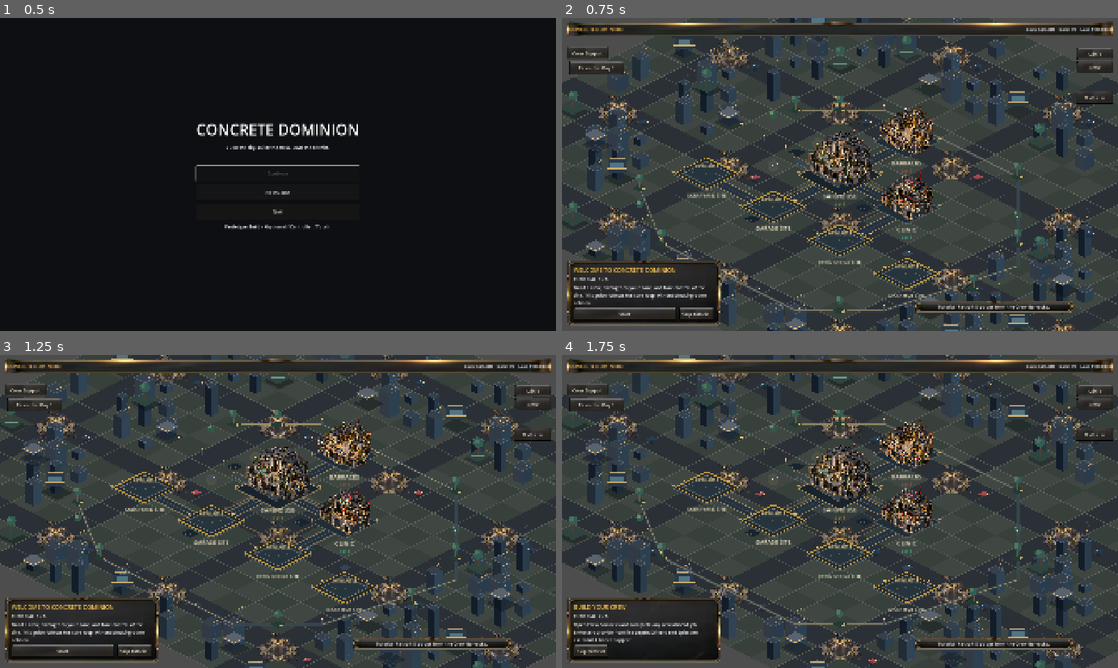
Above: before the commit, frames 1-4 (two rows, left to right).
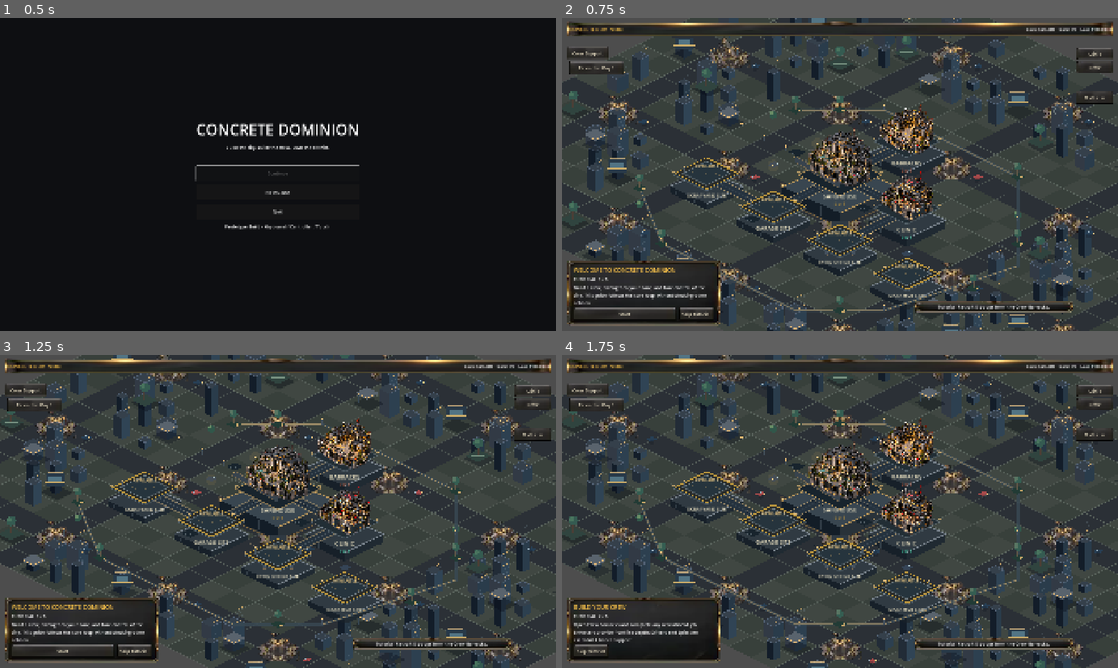
Above: after the commit, the same moments.

Repository: betasio/ConcreteDominion
Game: Godot game, scene res://scenes/core/Boot.tscn
Same seed, same stepped clock (60 frames per second), same inputs: the game is played once before the commit and once after it.
Inputs:
- Up to frame 1 (0.5 s): no input
- Up to frame 2 (0.75 s): click "New Game" at 0.5 s
- Up to frame 3 (1.25 s): no input
- Up to frame 4 (1.75 s): click "Start" at 1.25 s

Frame 1 is identical in both runs. In frame 2, 1.7% of the frame differs, in the area x 19-70%, y 40-93%; in frame 3, 1.7%; in frame 4, 1.7%, in the area x 19-70%, y 33-86%.

Commit message:
Render layered retaining terraces beneath playable turf compound

Diff:
--- a/scenes/world/CityMap.tscn
+++ b/scenes/world/CityMap.tscn
@@ -25,6 +25,7 @@
 [ext_resource type="Script" path="res://scripts/world/EnvironmentDepth.gd" id="19_depth"]
 
 [ext_resource type="Script" path="res://scripts/world/TurfGround.gd" id="20_turf_ground"]
+[ext_resource type="Script" path="res://scripts/world/TurfTerraces.gd" id="21_terraces"]
 
 [node name="CityMap" type="Node2D"]
 script = ExtResource("1_map")
@@ -42,6 +43,9 @@
 
 [node name="EnvironmentDepth" type="Node2D" parent="."]
 script = ExtResource("19_depth")
+
+[node name="TurfTerraces" type="Node2D" parent="."]
+script = ExtResource("21_terraces")
 
 [node name="TurfGround" type="Node2D" parent="."]
 script = ExtResource("20_turf_ground")
Not shown: 1 places in scenes/world/CityMap.tscn that only renumber resources
